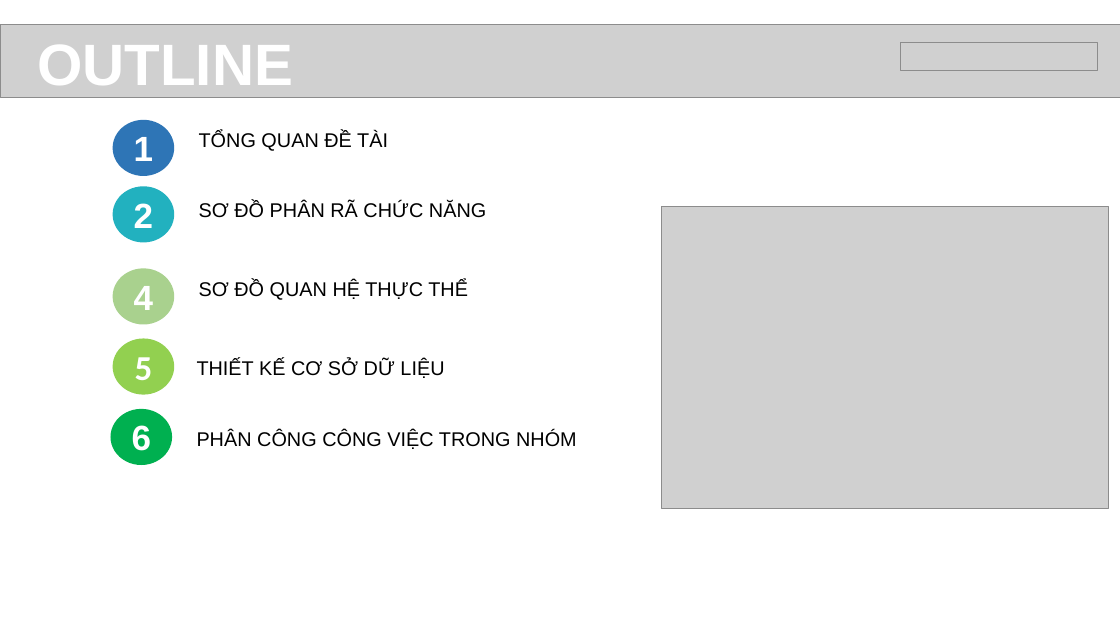
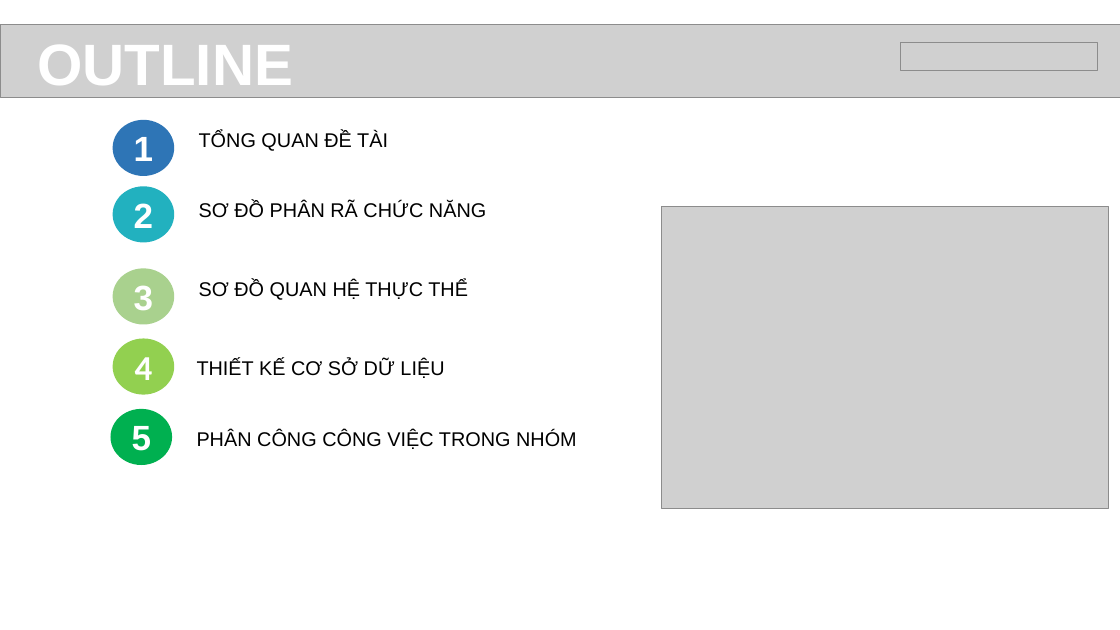
Before and after one commit to Trong-Nhan/EprojectSem3, a slide deck: slide 2 of My Image.pptx. Drawn at 1120x630 pixels with LibreOffice and Linux fonts; fonts in the diff are those of the drawing; grey boxes stand for pictures. Boxes give left, top, right and bottom in pixels: in the first picture for what was removed or moved away, otherwise in the second. Text is boxed around its words. In the diff, an @@ line names an element or a change of style, - is before the commit and + after.

```diff
--- a/My Image.pptx
+++ b/My Image.pptx
@@ ellipse added at (x1=113, y1=268, x2=174, y2=324), fill #A9D18E, 30 pt, text #FFFFFF, bold @@
+3
@@ ellipse "4" moved from (x1=113, y1=268, x2=174, y2=324) to (x1=113, y1=339, x2=174, y2=395) @@
@@ ellipse "4" at (x1=113, y1=339, x2=174, y2=395): font Arial to Calibri; fill #A9D18E to #92D050 @@
@@ ellipse "5" moved from (x1=113, y1=339, x2=174, y2=395) to (x1=111, y1=409, x2=172, y2=465) @@
@@ ellipse "5" at (x1=111, y1=409, x2=172, y2=465): font Calibri to Arial; fill #92D050 to #00B050 @@
@@ ellipse removed at (x1=111, y1=409, x2=172, y2=465) @@
-6
```
Also in this commit, not shown: 5 other slides changed, 9 other files.
